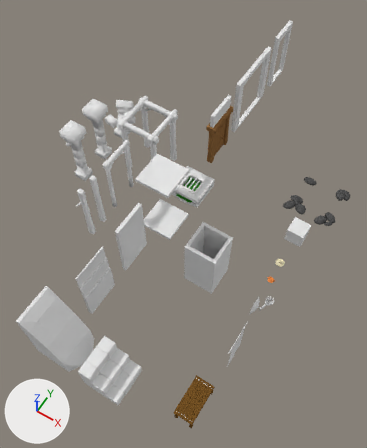
What one commit did to the Blender file Resources/Blender/Scenery/ModularDungeon/Assets.blend.
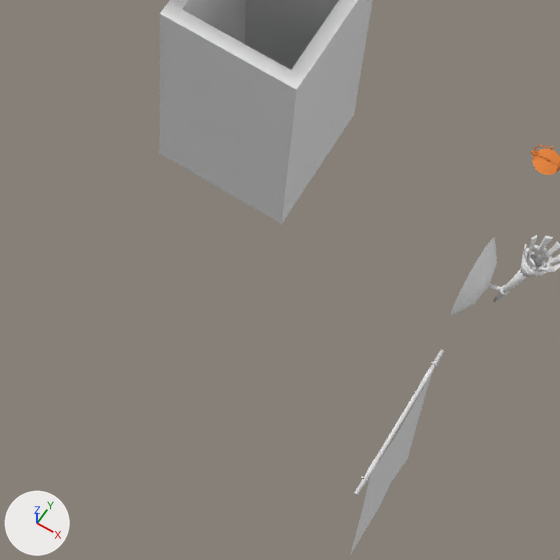
Old and new are each drawn whole from a 50 mm camera at (9.58, -12.95, 25.09) aimed at (0.82, 0.74, -0.93) and again close up on the part from 41% to 75% of the width and 54% to 82% of the height. Arrows for +X, +Y and +Z are at lower left; the lights stay in place.

Script lines for the objects in view, before the commit:
```python
me_dn_rag_1 = bpy.data.meshes.new('Dn_Rag_1')
me_dn_rag_1.from_pydata(...)  # 117 vertices, 82 faces; spans x 0.12..0.18, y -0.72..0.72, z -3.17..0.03
me_dn_rag_1.polygons.foreach_set('use_smooth', [True] * 82)
me_dn_rag_1.materials.append(mat_material_rag)  # white #e7e7e7
me_dn_trap = bpy.data.meshes.new('Dn_Trap')
me_dn_trap.from_pydata(...)  # 36 vertices, 34 faces; spans x -1.0..1.0, y -1.0..1.0, z -4.0..0.0
me_dn_trap.materials.append(mat_material_trap)  # white #e7e7e7
me_sphere = bpy.data.meshes.new('Sphere')
me_sphere.from_pydata(...)  # 297 vertices, 272 faces; spans x 0.0..0.94, y -0.53..0.53, z -0.53..1.6
me_sphere.materials.append(mat_material_torch)  # white #e7e7e7
ob_dn_rag_1 = bpy.data.objects.new('Dn_Rag_1', me_dn_rag_1)
ob_dn_rag_1.location = (7.0, -4.0, 0.0)
ob_dn_torch_1 = bpy.data.objects.new('Dn_Torch_1', me_sphere)
ob_dn_torch_1.location = (7.0, -2.0, 0.0)
ob_dn_trap_1 = bpy.data.objects.new('Dn_Trap_1', me_dn_trap)
ob_dn_trap_1.location = (3.0, 0.0, 0.0)
```
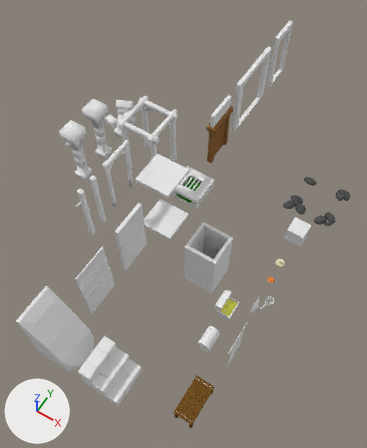
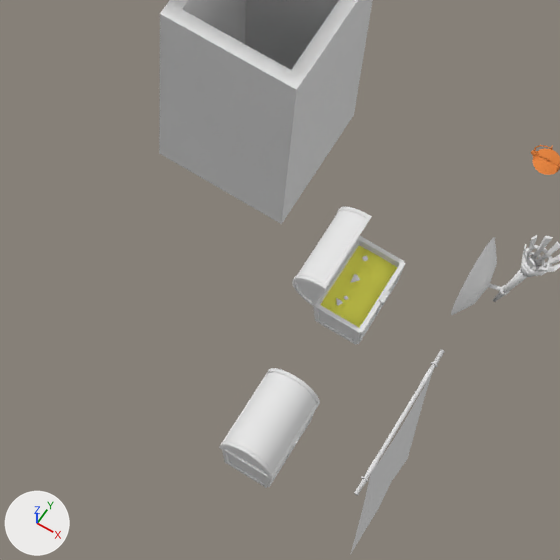
Where the change shows, as pixel boxes [x1, y1, x2, y2] in the close-ups (560 x 560 px):
'Dn_Chest_1', added: after [219, 368, 320, 488]
'Dn_Chest_2', added: after [292, 206, 405, 345]
'Dn_Treasure_1_Coins', added (yellow): after [321, 246, 397, 328]
'Dn_Treasure_1_Jewels', added: after [336, 255, 368, 306]

The change in detail:
Material 'Material.Jewels' (mat_material_jewels) is new.
Its base color is (1.0, 1.0, 1.0) (white #ffffff).
Material 'Material.Coins' (mat_material_coins) is new.
Its base color is (1.0, 0.988, 0.13) (yellow #fffe65).
Mesh me_dn_chest_2_treasure_001 is new.
It has 68 vertices, 68 faces and spans x -0.144..-0.026, y -0.337..0.396, z 0.291..0.383.
It uses material mat_material_jewels (white #ffffff).
Mesh me_dn_chest_2_treasure is new.
It has 465 vertices, 288 faces and spans x -0.263..0.263, y -0.463..0.463, z 0.279..0.346.
It uses material mat_material_coins (yellow #fffe65).
Mesh me_dn_chest_2 is new.
It has 614 vertices, 617 faces and spans x -0.608..0.36, y -0.524..0.524, z 0.0..1.15.
It uses material mat_material_torch (white #e7e7e7).
Mesh me_dn_chest_1 is new.
It has 614 vertices, 617 faces and spans x -0.341..0.36, y -0.524..0.524, z 0.0..0.862.
It uses material mat_material_torch (white #e7e7e7).
Object 'Dn_Treasure_1_Jewels' (ob_dn_treasure_1_jewels) is new; it shows me_dn_chest_2_treasure_001.
Its location is (6.0, -3.0, 0.1).
Object 'Dn_Treasure_1_Coins' (ob_dn_treasure_1_coins) is new; it shows me_dn_chest_2_treasure.
Its location is (6.0, -3.0, 0.1).
Object 'Dn_Chest_2' (ob_dn_chest_2) is new; it shows me_dn_chest_2.
Its location is (6.0, -3.0, 0.0).
Object 'Dn_Chest_1' (ob_dn_chest_1) is new; it shows me_dn_chest_1.
Its location is (6.0, -5.0, 0.0).
